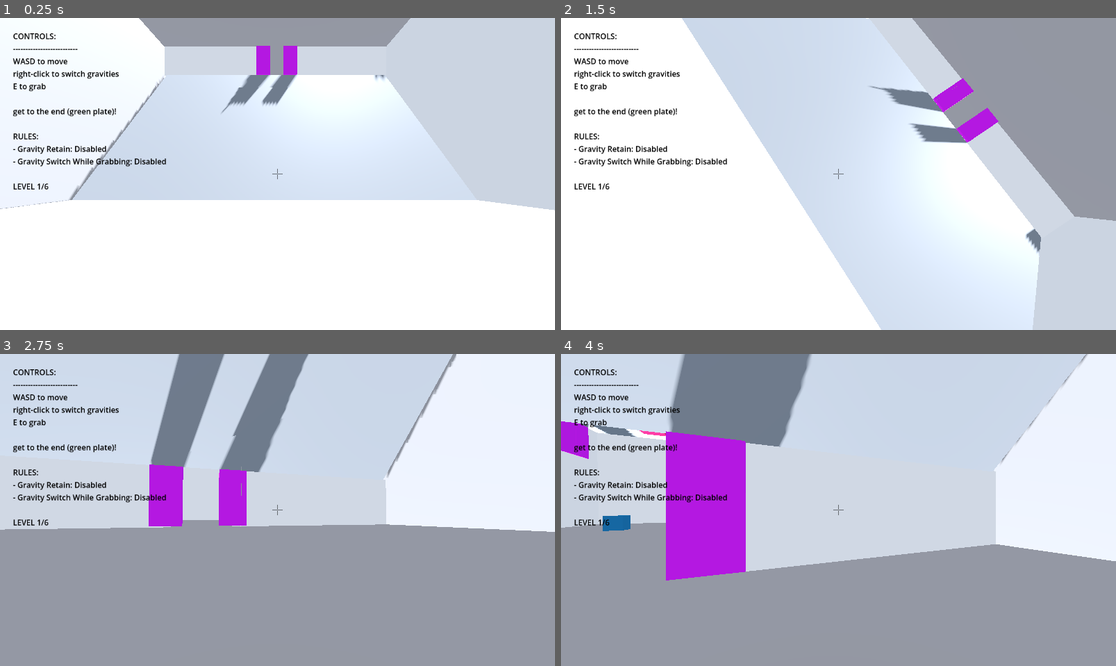
Above: before the commit, frames 1-4 (two rows, left to right).
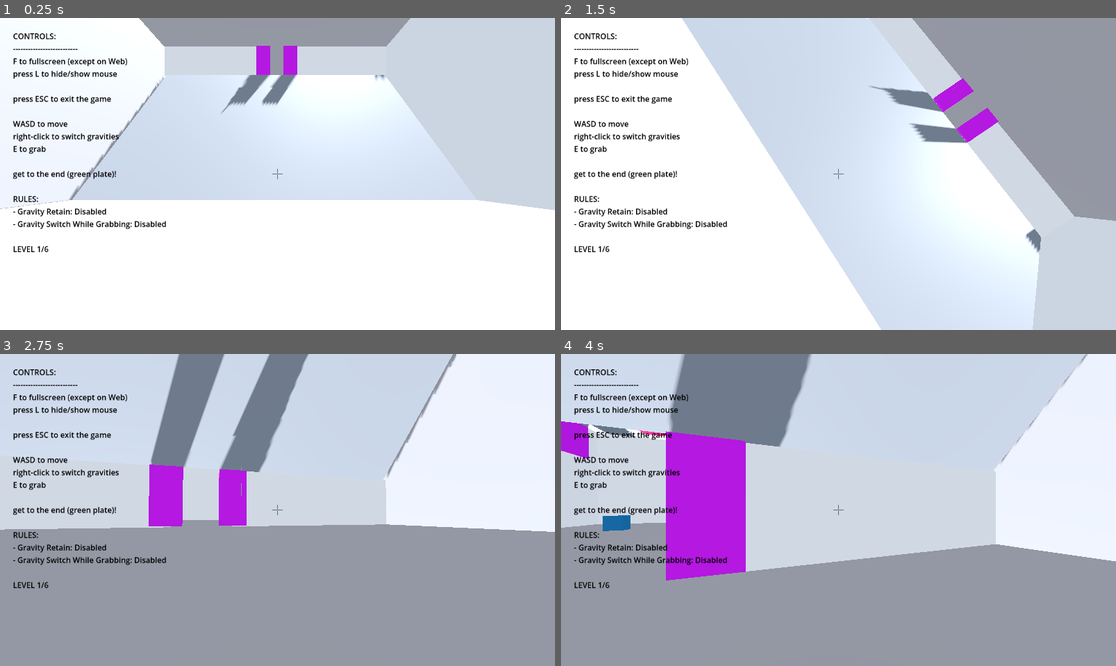
Above: after the commit, the same moments.

Repository: Noob-97/badideasjam
Game: Godot game, scene res://Prototype2Levels/LEVEL0.tscn
Same seed, same stepped clock (60 frames per second), same inputs: the game is played once before the commit and once after it. Sound files missing from this copy of the repository are replaced by a short silence.
Inputs (mouse positions are in pixels of both pictures, inside the frame that each line leads up to):
- Up to frame 1 (0.25 s): no input
- Up to frame 2 (1.5 s): tap Enter at 0.5, 1.25 s; move the mouse to (866, 174) at 0.52 s; hold W (forward) from 0.53 s (still down); tap E (grab) at 0.6 s; tap Space (jump) at 0.77 s; move the mouse to (810, 174) at 1.27 s; right-click (810, 174) at 1.35 s
- Up to frame 3 (2.75 s): keep holding W (forward); tap Space (jump) at 1.52 s; tap E (grab) at 1.55, 2.1 s; tap Enter at 2 s; move the mouse to (288, 503) at 2.02 s
- Up to frame 4 (4 s): keep holding W (forward); tap Enter at 2.75, 3.5 s; move the mouse to (832, 516) at 2.77 s; tap Shift (retain_gravity) at 2.85 s; tap Space (jump) at 3.02, 3.77 s; tap E (grab) at 3.05, 3.8 s; move the mouse to (877, 513) at 3.52 s; hold L (unlock_mouse) from 3.53 s (still down)

The runs differ from the first frame. In frame 1, 2.8% of the frame differs, in the area x 2-30%, y 12-76%; in frame 2, 2.8%; in frame 3, 2.7%; in frame 4, 2.7%.

Commit message:
Fullscreen & Dynamic Gravity Music

Diff:
--- a/MusicController.gd
+++ b/MusicController.gd
@@ -1,9 +1,22 @@
 extends AudioStreamPlayer
 
-var SONG = preload("res://Music/Game-jam.mp3")
+var SONG = load("res://Music/Game-jam.mp3")
+var SONG_GRAVITY = load("res://Music/Game-jam-gravity.mp3")
+var playback := 0.0
+@onready var player : Player = get_node("/root/Node3D/Player")
 
 func _ready() -> void:
 	stream = AudioStreamMP3.new()
 	stream.data = SONG.data
 	play()
 	finished.connect(play)
+	player.ChangedGravity.connect(change_song)
+
+func change_song():
+	playback = get_playback_position()
+	stream = AudioStreamMP3.new()
+	if player.char_component.gravity_mode:
+		stream.data = SONG.data
+	else:
+		stream.data = SONG_GRAVITY.data
+	play(playback)
--- a/Scripts/Components/Player.gd
+++ b/Scripts/Components/Player.gd
@@ -36,6 +36,10 @@
 			Input.mouse_mode = Input.MOUSE_MODE_CAPTURED
 	if event.is_action("ui_cancel"):
 		get_tree().quit()
+	if event.is_action("fullscreen"):
+		var mode := DisplayServer.window_get_mode()
+		var is_window: bool = mode != DisplayServer.WINDOW_MODE_FULLSCREEN
+		DisplayServer.window_set_mode(DisplayServer.WINDOW_MODE_FULLSCREEN if is_window else DisplayServer.WINDOW_MODE_WINDOWED)
 func _unhandled_input(event):
 	if (event is InputEventMouseMotion):
 		var MouseVector = event.relative
--- a/Scripts/Rules_Text.gd
+++ b/Scripts/Rules_Text.gd
@@ -17,7 +17,7 @@
 		text += "CONTROLS:\n--------------------------\n"
 	# Basic Controls
 	if BasicControls:
-		text += "WASD to move\nright-click to switch gravities\nE to grab\n\nget to the end (green plate)!\n"
+		text += "F to fullscreen (except on Web)\npress L to hide/show mouse\n\npress ESC to exit the game\n\nWASD to move\nright-click to switch gravities\nE to grab\n\nget to the end (green plate)!\n"
 	# Restart Key
 	if RestartKey:
 		text += "press R to restart the level\n"
--- a/project.godot
+++ b/project.godot
@@ -76,6 +76,11 @@
 "events": [Object(InputEventKey,"resource_local_to_scene":false,"resource_name":"","device":-1,"window_id":0,"alt_press …(192 unchanged characters)…
 ]
 }
+fullscreen={
+"deadzone": 0.2,
+"events": [Object(InputEventKey,"resource_local_to_scene":false,"resource_name":"","device":-1,"window_id":0,"alt_pressed":false,"shift_pressed":false,"ctrl_pressed":false,"meta_pressed":false,"pressed":false,"keycode":0,"physical_keycode":70,"key_label":0,"unicode":102,"location":0,"echo":false,"script":null)
+]
+}
 
 [physics]
 
Not shown, added: Music/Game-jam-gravity.mp3.import
Not shown, changed: export_presets.cfg
Not shown, added: Music/Game-jam-gravity.mp3
